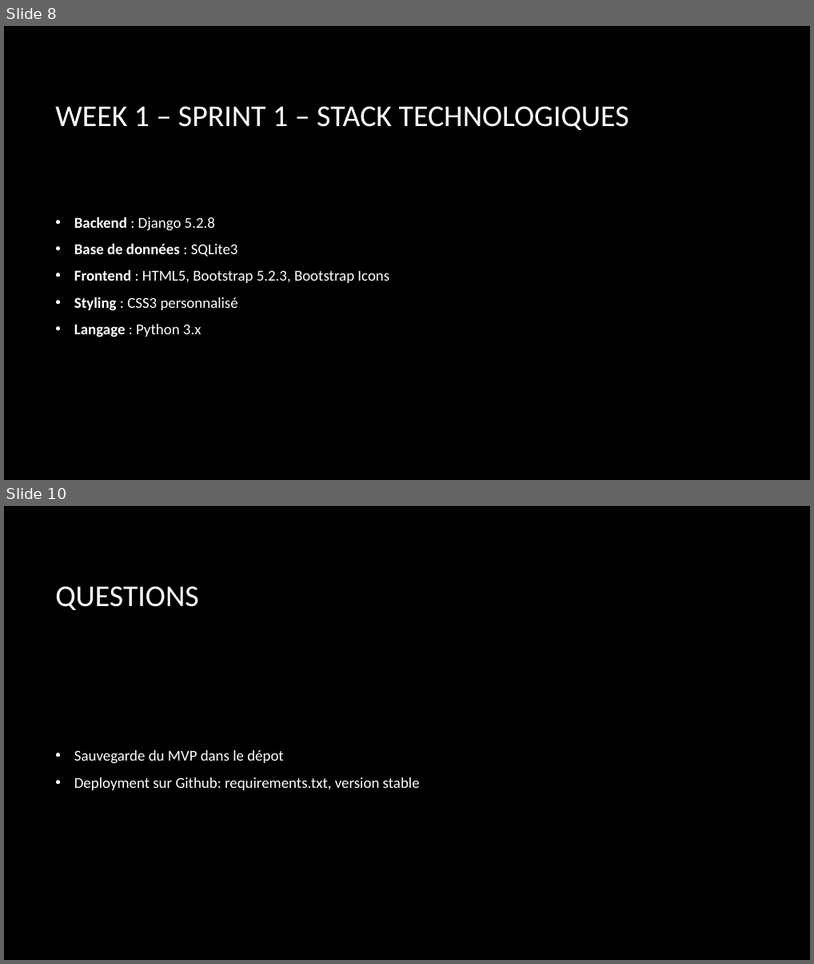
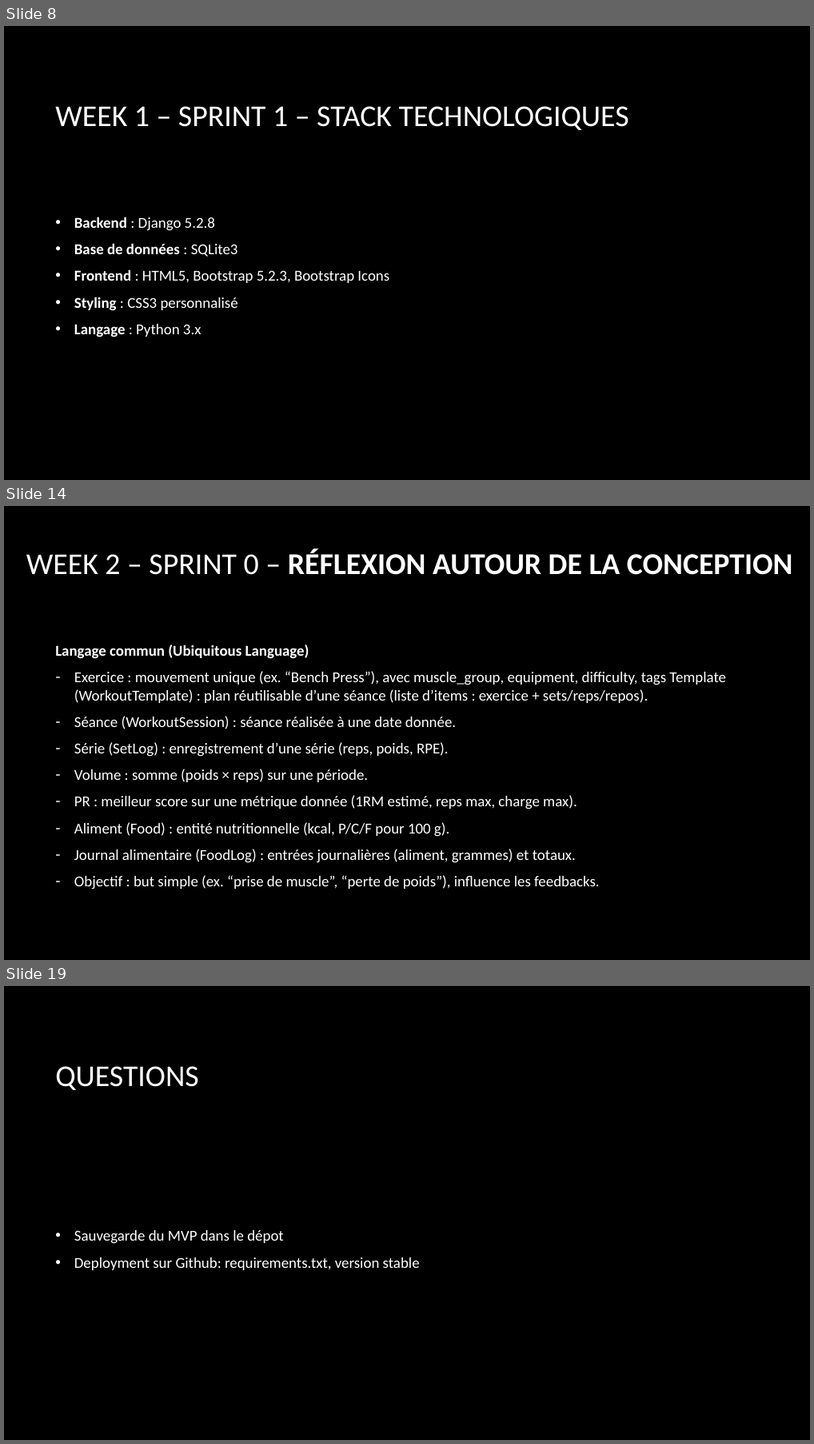
Before and after one commit to fus3r/FitnessArc, a slide deck: week1/saclay_local/WorkingDocs/presentation.pptx. Shown one above the other, each under a label of ours: slides 8 and 10 before the commit, slides 8, 14 and 19 after it; the slides between them are not shown. The pictures are 814x964 and 814x1444 pixels, drawn with LibreOffice and Linux fonts; fonts in the diff are those of the drawing; background and template pictures are left out. Boxes give left, top, right and bottom in pixels: in the first picture for what was removed or moved away, otherwise in the second. Text is boxed around its words. In the diff, an @@ line names an element or a change of style, - is before the commit and + after.

```diff
--- a/week1/saclay_local/WorkingDocs/presentation.pptx
+++ b/week1/saclay_local/WorkingDocs/presentation.pptx
@@ slide 14 added at box(4, 506, 810, 960), background picture (left out) @@
@@ title added at box(26, 548, 794, 575), 36 pt, text #FFFFFF, bold @@
+WEEK 2 – SPRINT 0 – RÉFLEXION AUTOUR DE LA CONCEPTION
@@ text added at box(55, 644, 726, 889), 18 pt, text #FFFFFF @@
+Langage commun (Ubiquitous Language)
+– Exercice : mouvement unique (ex. “Bench Press”), avec muscle_group, equipment, difficulty, tags Template (WorkoutTemplate) : plan réutilisable d’une séance (liste d’items : exercice + sets/reps/repos).
+– Séance (WorkoutSession) : séance réalisée à une date donnée.
+– Série (SetLog) : enregistrement d’une série (reps, poids, RPE).
+– Volume : somme (poids × reps) sur une période.
+– PR : meilleur score sur une métrique donnée (1RM estimé, reps max, charge max).
+– Aliment (Food) : entité nutritionnelle (kcal, P/C/F pour 100 g).
+– Journal alimentaire (FoodLog) : entrées journalières (aliment, grammes) et totaux.
+– Objectif : but simple (ex. “prise de muscle”, “perte de poids”), influence les feedbacks.
@@ what was slide 10 is now slide 19 @@
```
Also in this commit, not shown: 1 slide changed, 8 other slides added, 12 other files.
